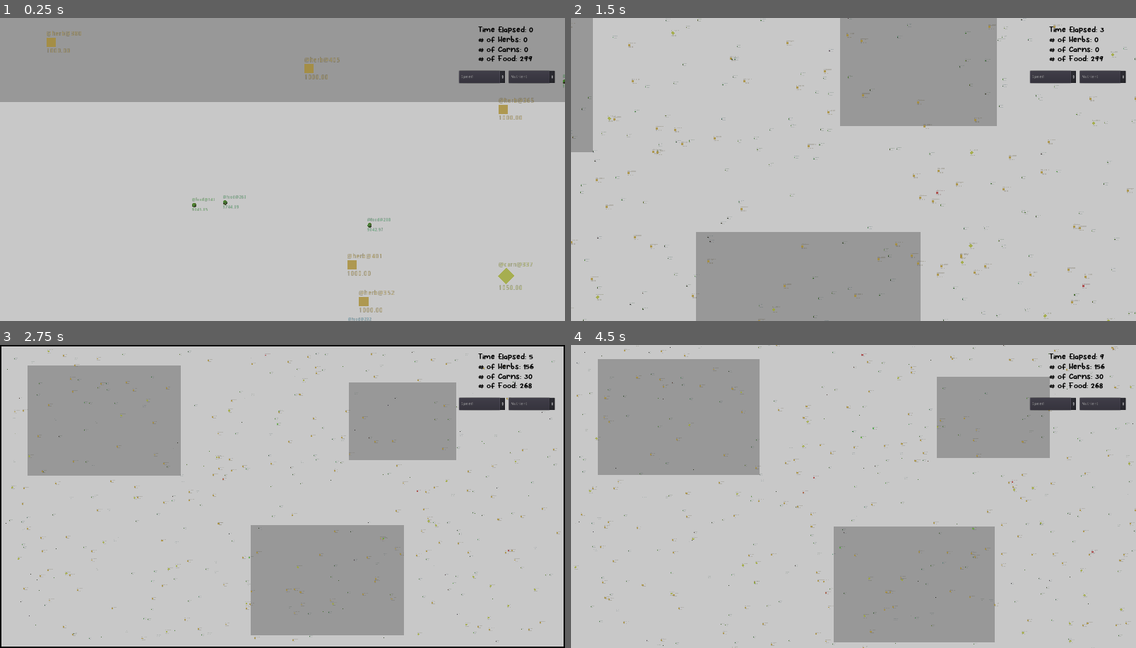
Above: before the commit, frames 1-4 (two rows, left to right).
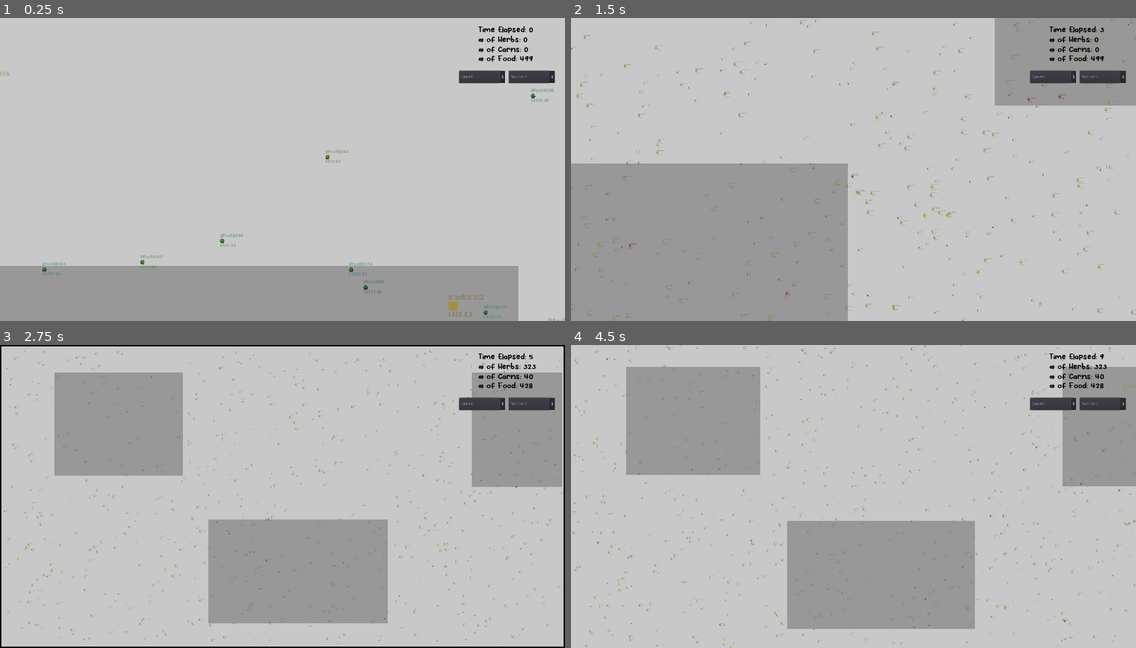
Above: after the commit, the same moments.

Repository: SachJay/LifeSimulator
Game: Godot game, scene res://Scenes/World.tscn
Same seed, same stepped clock (60 frames per second), same inputs: the game is played once before the commit and once after it.
Inputs:
- Up to frame 1 (0.25 s): no input
- Up to frame 2 (1.5 s): hold Right (run_right) 0.53-1.28 s; hold Z (zoom_in) 0.53-1.28 s; hold S (run_down) from 1.28 s (still down); tap X (zoom_out) at 1.35 s
- Up to frame 3 (2.75 s): release S (run_down) at 2.03 s; hold Right (run_right) from 2.03 s (still down); hold Z (zoom_in) from 2.03 s (still down)
- Up to frame 4 (4.5 s): release Right (run_right) at 2.78 s; release Z (zoom_in) at 2.78 s; hold Up (run_up) 2.78-3.53 s; tap X (zoom_out) at 2.85, 4.35 s; hold Z (zoom_in) 3.53-4.28 s; hold Left (run_left) from 3.53 s (still down)

The runs differ from the first frame. In frame 1, 44% of the frame differs, in the area x 0-100%, y 0-100%; in frame 2, 40%; in frame 3, 19%; in frame 4, 20%.

Commit message:
envirnoment fixes

Diff:
--- a/app/Scenes/World.tscn
+++ b/app/Scenes/World.tscn
@@ -21,26 +21,26 @@
 
 [node name="left" parent="." instance=ExtResource( 1 )]
 modulate = Color( 0, 0, 0, 1 )
-position = Vector2( -8290, 1699 )
-scale = Vector2( 0.5, 15 )
+position = Vector2( -8899, -407 )
+scale = Vector2( 0.5, 12 )
 collision_layer = 1
 
 [node name="up" parent="." instance=ExtResource( 1 )]
 modulate = Color( 0, 0, 0, 1 )
-position = Vector2( 79, -2882 )
-scale = Vector2( 150, 0.1 )
+position = Vector2( -1915, -4011 )
+scale = Vector2( 125, 0.1 )
 collision_layer = 1
 
 [node name="right" parent="." instance=ExtResource( 1 )]
 modulate = Color( 0, 0, 0, 1 )
-position = Vector2( 3520, 352 )
-scale = Vector2( 0.5, 15 )
+position = Vector2( 5165, -321 )
+scale = Vector2( 0.5, 12 )
 collision_layer = 1
 
 [node name="down" parent="." instance=ExtResource( 1 )]
 modulate = Color( 0, 0, 0, 1 )
-position = Vector2( 11, 4141 )
-scale = Vector2( 150, 0.1 )
+position = Vector2( -1891, 3484 )
+scale = Vector2( 125, 0.1 )
 collision_layer = 1
 
 [node name="Timer" type="Timer" parent="."]
@@ -153,16 +153,16 @@
 current = true
 
 [node name="Envirnoment" parent="." instance=ExtResource( 2 )]
-position = Vector2( -6116, -1130 )
+position = Vector2( -5953, -2056 )
 scale = Vector2( 10, 10 )
 
 [node name="Envirnoment2" parent="." instance=ExtResource( 2 )]
-position = Vector2( 121, -1114 )
-scale = Vector2( 7, 7 )
+position = Vector2( 3968, -1915 )
+scale = Vector2( 7, 11 )
 
 [node name="Envirnoment3" parent="." instance=ExtResource( 2 )]
-position = Vector2( -1449, 2570 )
-scale = Vector2( 10, 10 )
+position = Vector2( -1479, 1591 )
+scale = Vector2( 14, 10 )
 
 [connection signal="timeout" from="Timer" to="." method="_on_Timer_timeout"]
 [connection signal="text_entered" from="CanvasLayer2/LineEdit" to="." method="_on_LineEdit_text_entered"]
--- a/app/Scenes/environments.gd
+++ b/app/Scenes/environments.gd
@@ -1,9 +1,14 @@
 extends Area2D
 
-var nutrientValue = 6
+var nutrientValue = 2
+
+var rng = RandomNumberGenerator.new()
 
 func _ready():
-	pass
+	rng.randomize()
+	var rand = rng.randf_range(3, 8)
+	print(rand)
+	nutrientValue = rand as int
 
 func _on_Node2D_area_entered(area):
 	if "food" in area.name:
--- a/app/Scripts/animal.gd
+++ b/app/Scripts/animal.gd
@@ -17,7 +17,7 @@
 ## VARIABLES ##
 var startingEnergy = 7500
 var energy = startingEnergy
-var meatEnergy = 15000
+var meatEnergy = 25000
 var energyCost = 100
 
 #Speed
--- a/app/Scripts/carnivore.gd
+++ b/app/Scripts/carnivore.gd
@@ -6,13 +6,13 @@
 	speed = 1050.0
 	senseRad = 65
 	startingEnergy = meatEnergy
-	energy = startingEnergy
+	energy = startingEnergy*3
 	speedVariance = 300
 	senseVariance = 30
 	runVariance = 0.6
-	reproduceAmount = 2
-	hungryEnergyLevel = 1
-
+	reproduceAmount = 3
+	hungryEnergyLevel = 2
+	isFull = true
 	maxAge = 10000
 
 func _ready():
--- a/app/Scripts/world.gd
+++ b/app/Scripts/world.gd
@@ -43,19 +43,19 @@
 	maxX = rightWall.position.x
 	maxY = downWall.position.y
 
-	for _n in range(0,30):
+	for _n in range(0,40):
 		var animal = load("res://Scenes/carnivore.tscn").instance()
 		animal.position.x = rng.randf_range(minX+offset, maxX-offset)
 		animal.position.y = rng.randf_range(minY+offset, maxY-offset)
 		self.get_node("animalGroup").call_deferred("add_child", animal)
 
-	for _n in range(0,150):
+	for _n in range(0,300):
 		var animal = load("res://Scenes/herbivore.tscn").instance()
 		animal.position.x = rng.randf_range(minX+offset, maxX-offset)
 		animal.position.y = rng.randf_range(minY+offset, maxY-offset)
 		self.get_node("animalGroup").call_deferred("add_child", animal)
 
-	for _n in range(1,300):
+	for _n in range(1,500):
 		create_food()
 
 	numOfHerb = get_tree().get_nodes_in_group("herb").size()
